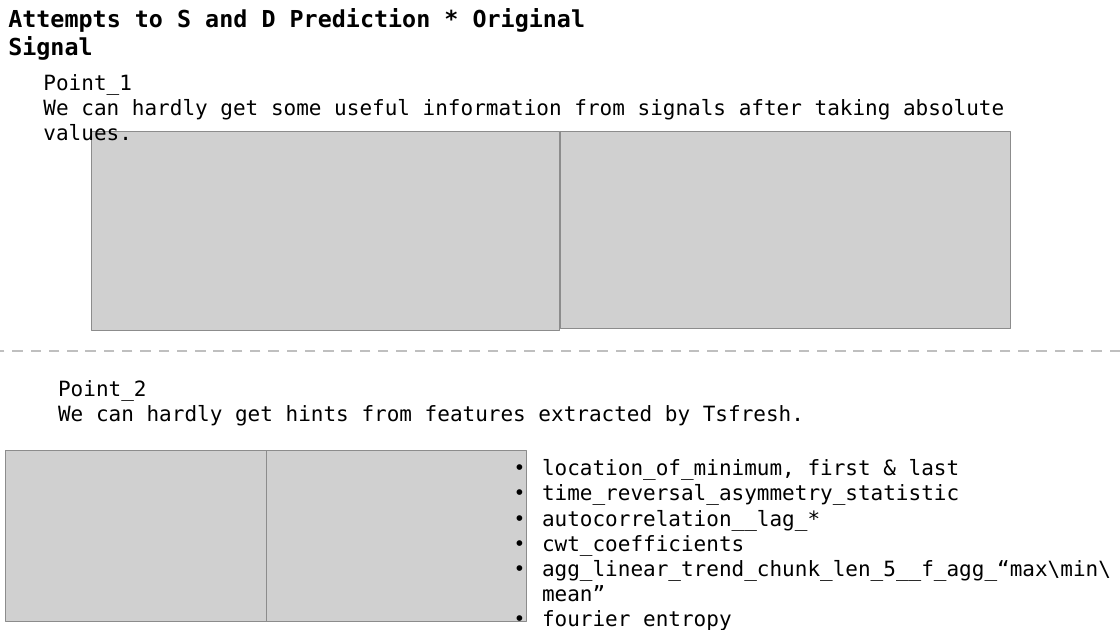
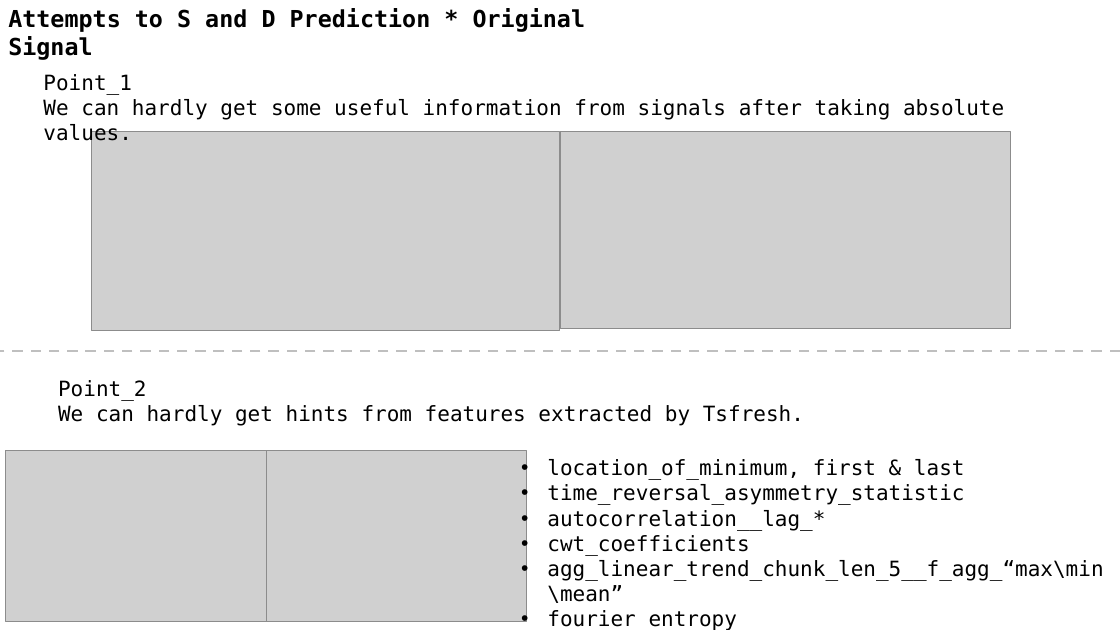
Before and after one commit to A-Big-Tortoise/Presentation, a slide deck: slide 13 of Presentation_0129_JiayuChen.pptx. Drawn at 1120x630 pixels with LibreOffice and Linux fonts; fonts in the diff are those of the drawing; grey boxes stand for pictures. Boxes give left, top, right and bottom in pixels: in the first picture for what was removed or moved away, otherwise in the second. Text is boxed around its words. In the diff, an @@ line names an element or a change of style, - is before the commit and + after.

```diff
--- a/Presentation_0129_JiayuChen.pptx
+++ b/Presentation_0129_JiayuChen.pptx
@@ text "location_of_minimum, first & last" rewrapped from <box>542,459,1111,602</box> to <box>547,459,1103,603</box> @@
```
Also in this commit, not shown: 3 other slides changed, 3 other files.
